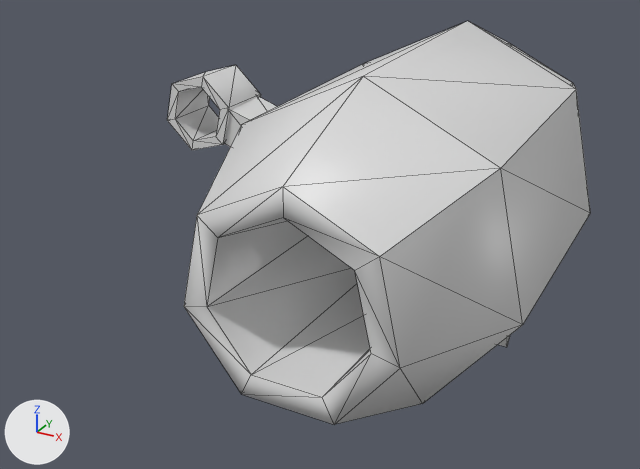
A saved change to the FBX model Assets/Models/BeeGun.FBX.
Both versions are drawn from a 50 mm camera at (0.249, -0.831, 0.439) aimed at (-0.071, -0.248, 0.148). Arrows for +X, +Y and +Z are at lower left; the lights stay in place. Mesh edges are drawn as thin lines. Vertices at the same position are counted once.

Objects in the first picture: 'BeeGun'.
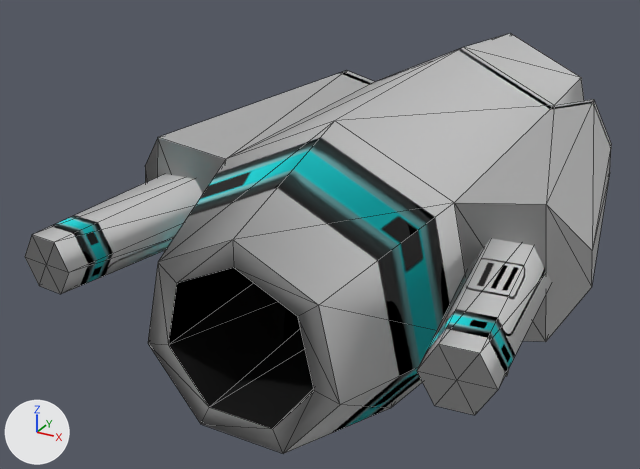
Where the change shows, as pixel boxes [x1, y1, x2, y2] in the pictures (640 x 469 px):
'BeeGun', reshaped (38% wider): before [167, 21, 590, 424]; after [25, 33, 611, 454]
part 1 of me_beegun_ncl1_1, rebuilt (15% wider): before [184, 21, 590, 424]; after [145, 33, 611, 454]
part 2 of me_beegun_ncl1_1, added: after [25, 174, 203, 294]
part 3 of me_beegun_ncl1_1, added: after [417, 238, 552, 415]
part 4 of me_beegun_ncl1_1, deleted: before [167, 65, 261, 150]

Edits to the bpy script that builds the scene:
```text
Add img_bbgun_png:
    img_bbgun_png = load_image('BBGun.png', '../Images/BBGun.png', 256, 256, 'Non-Color')
Add mat_01___default:
    mat_01___default = bpy.data.materials.new('01 - Default')
    # uses the picture img_bbgun_png
Change me_beegun_ncl1_1:
    used by ob_beegun; location = (0.0038, 0.0032, 0.1874)
    remove me_beegun_ncl1_1.from_pydata(...)  # 94 vertices, 184 faces; spans x -0.227..0.118, y -0.431..0.023, z -0.191..0.118
    remove me_beegun_ncl1_1.materials.append(mat_default)  # light grey #dadada
    add me_beegun_ncl1_1.from_pydata(...)  # 106 vertices, 200 faces; spans x -0.164..0.161, y -0.492..0.026, z -0.215..0.099
    me_beegun_ncl1_1 part 1: the loose piece of 70 vertices spanning x -0.172..0.118, y -0.431..0.023, z -0.191..0.118 is rebuilt with 78 vertices and now spans x -0.164..0.161, y -0.485..0.026, z -0.215..0.099, in mat_01___default
    me_beegun_ncl1_1 part 2: a new loose piece of 14 vertices spanning x -0.152..-0.085, y -0.492..-0.302, z -0.004..0.044, in mat_01___default
    me_beegun_ncl1_1 part 3: a new loose piece of 14 vertices spanning x 0.082..0.149, y -0.492..-0.302, z -0.004..0.044, in mat_01___default
    me_beegun_ncl1_1 part 4: the loose piece of 24 vertices spanning x -0.227..-0.162, y -0.249..-0.2, z 0.011..0.077 is deleted
    add me_beegun_ncl1_1.materials.append(mat_01___default)
```
